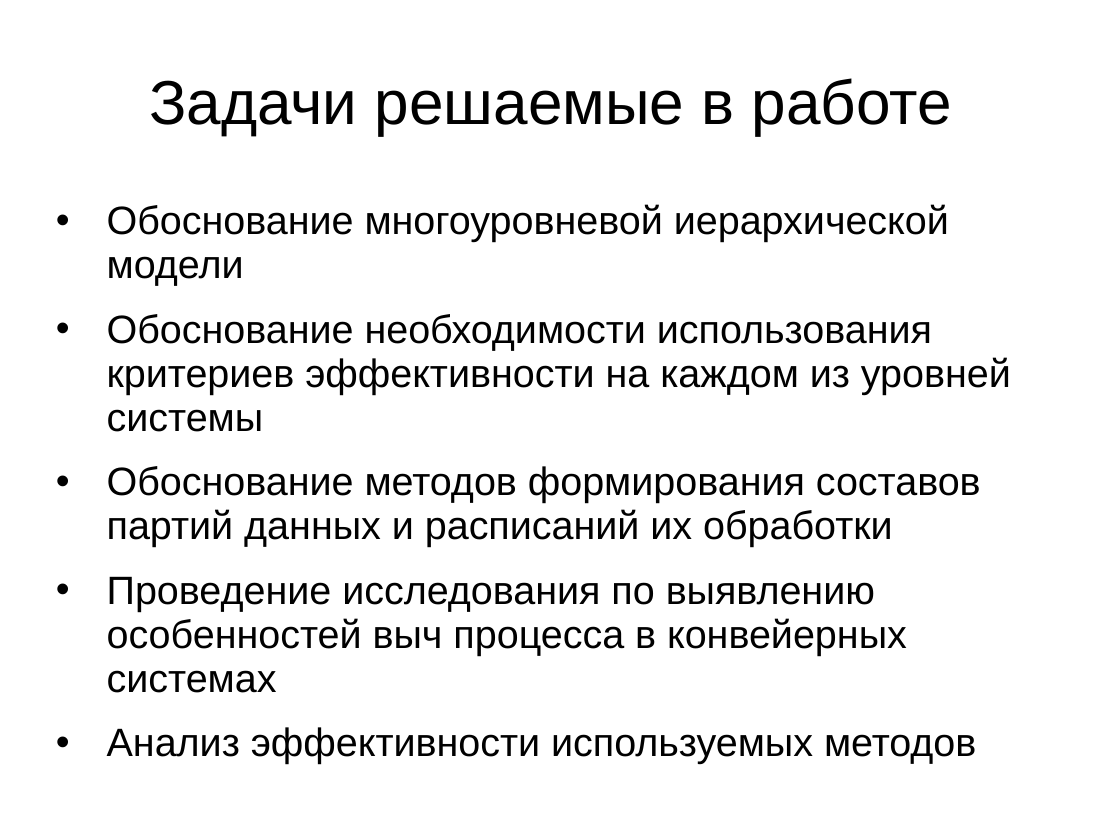
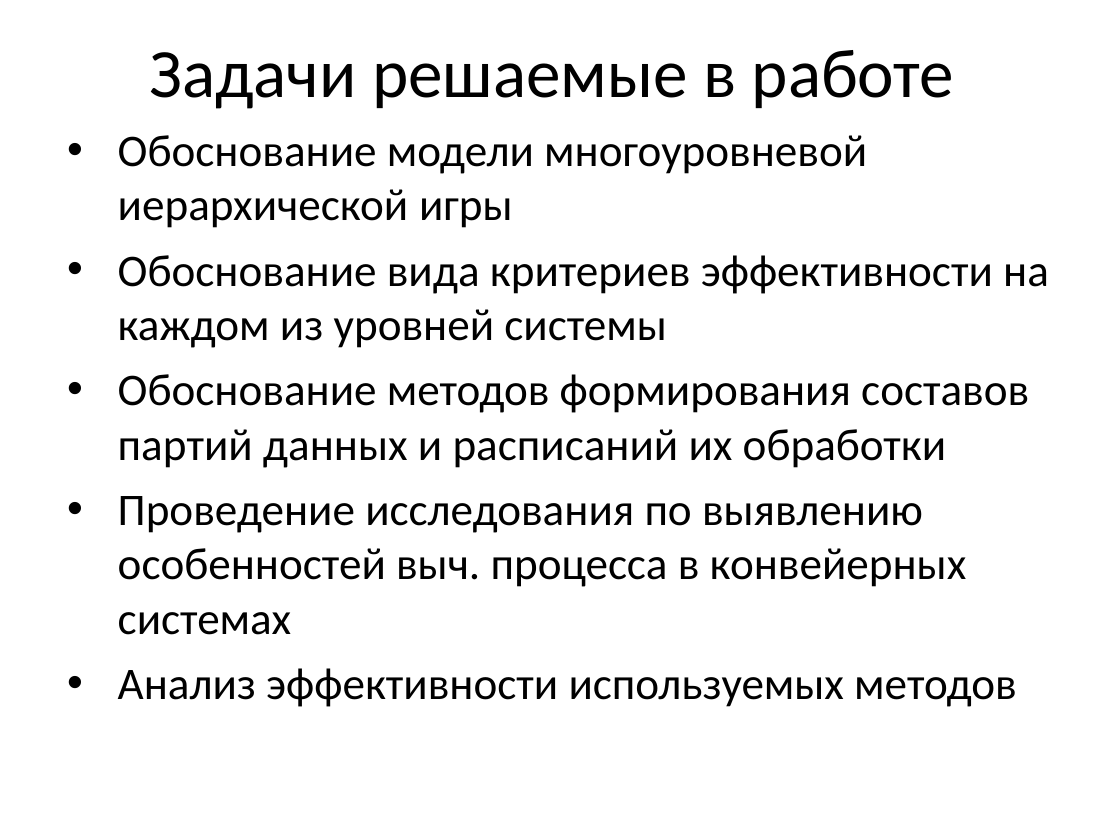
Before and after one commit to sasha2567/diplom, a slide deck: slide 3 of К защите/Саша/В диплом/На защиту.ppt. Drawn at 1120x840 pixels with LibreOffice and Linux fonts; fonts in the diff are those of the drawing. Boxes give left, top, right and bottom in pixels: in the first picture for what was removed or moved away, otherwise in the second. Text is boxed around its words. In the diff, an @@ line names an element or a change of style, - is before the commit and + after.

```diff
--- a/К защите/Саша/В диплом/На защиту.ppt
+++ b/К защите/Саша/В диплом/На защиту.ppt
@@ title "Задачи решаемые в работе": place and size @@
-title "Задачи решаемые в работе" at [149,78,952,135]
+title "Задачи решаемые в работе" at [149,50,955,109]
@@ title "Задачи решаемые в работе" at [149,50,955,109]: size 44 to 49 pt, font Arial to Calibri; line spacing 0.93 to 1 @@
@@ text "Обоснование модели многоуровневой иерархической игры": place and size @@
-text "Обоснование модели многоуровневой иерархической игры" at [107,204,1011,764]
+text "Обоснование модели многоуровневой иерархической игры" at [118,135,1049,707]
@@ text at [118,135,1049,348]: text changed; size 28 to 32 pt; font Arial to Calibri @@
-• Обоснование многоуровневой иерархической модели
-• Обоснование необходимости использования критериев эффективности на каждом из уровней системы
+• Обоснование модели многоуровневой иерархической игры
+• Обоснование вида критериев эффективности на каждом из уровней системы
@@ text at [118,374,1029,707]: size 28 to 32 pt, font Arial to Calibri in "Обоснование методов формирования составов партий данных и ...", "Анализ эффективности используемых методов"; line spacing 0.93 to 1; less space between paragraphs @@
@@ text at [118,496,967,635]: text changed; size 28 to 32 pt; font Arial to Calibri @@
-• Проведение исследования по выявлению особенностей выч процесса в конвейерных системах
+• Проведение исследования по выявлению особенностей выч. процесса в конвейерных системах
```
Also in this commit, not shown: 18 other slides changed, 5 other files.
